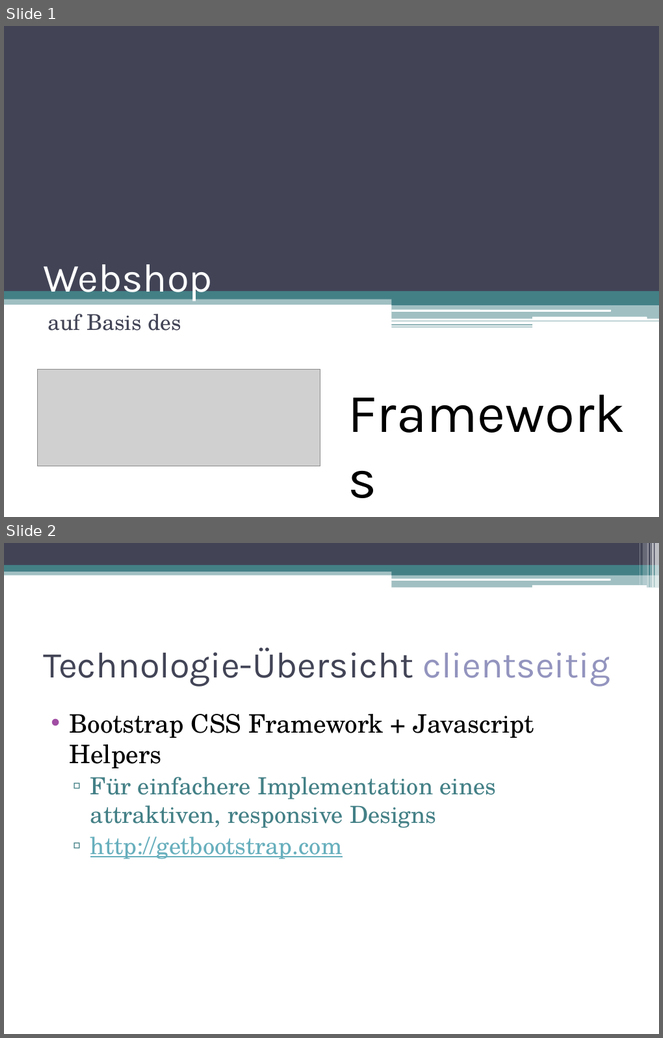
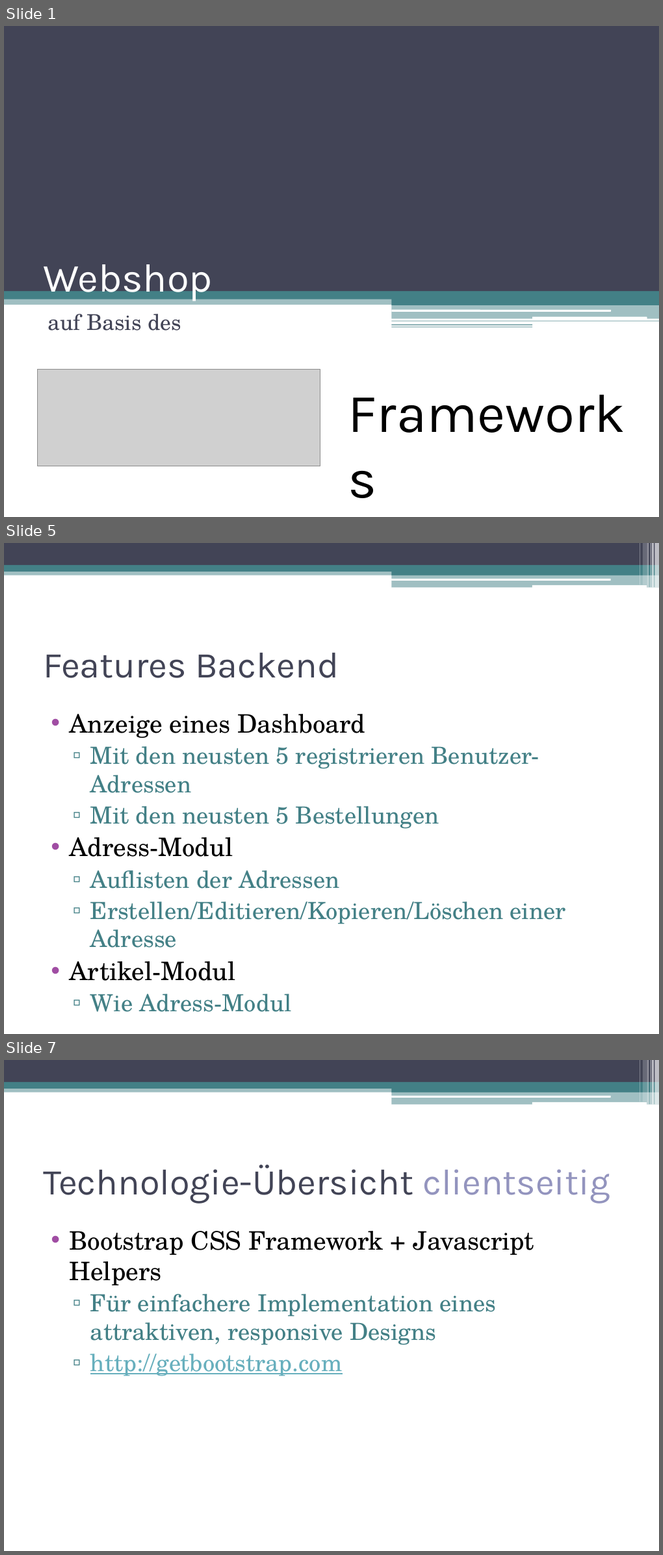
Before and after one commit to jaggr2/ch.bfh.bti7054.w2013.p.blastshop, a slide deck: docs/Slides_detailled_version.pptx. Shown one above the other, each under a label of ours: slides 1 and 2 before the commit, slides 1, 5 and 7 after it; the slides between them are not shown. The pictures are 663x1038 and 663x1555 pixels, drawn with LibreOffice and Linux fonts; fonts in the diff are those of the drawing; grey boxes stand for pictures. Boxes give left, top, right and bottom in pixels: in the first picture for what was removed or moved away, otherwise in the second. Text is boxed around its words. In the diff, an @@ line names an element or a change of style, - is before the commit and + after.

```diff
--- a/docs/Slides_detailled_version.pptx
+++ b/docs/Slides_detailled_version.pptx
@@ slide 5 added at bbox=[4, 543, 659, 1034], background #FFFFFF; not listed: 13 template elements that a slide beside it also shows @@
@@ title added at bbox=[43, 653, 339, 678], 40 pt, text #424456 @@
+Features Backend
@@ text added at bbox=[70, 714, 566, 1012], 26 pt, text #438086 @@
+• Anzeige eines Dashboard
+  ▫ Mit den neusten 5 registrieren Benutzer-Adressen
+  ▫ Mit den neusten 5 Bestellungen
+• Adress-Modul
+  ▫ Auflisten der Adressen
+  ▫ Erstellen/Editieren/Kopieren/Löschen einer Adresse
+• Artikel-Modul
+  ▫ Wie Adress-Modul
@@ what was slide 2 is now slide 7 @@
```
Also in this commit, not shown: 1 slide changed, 4 other slides added, 2 other files.
